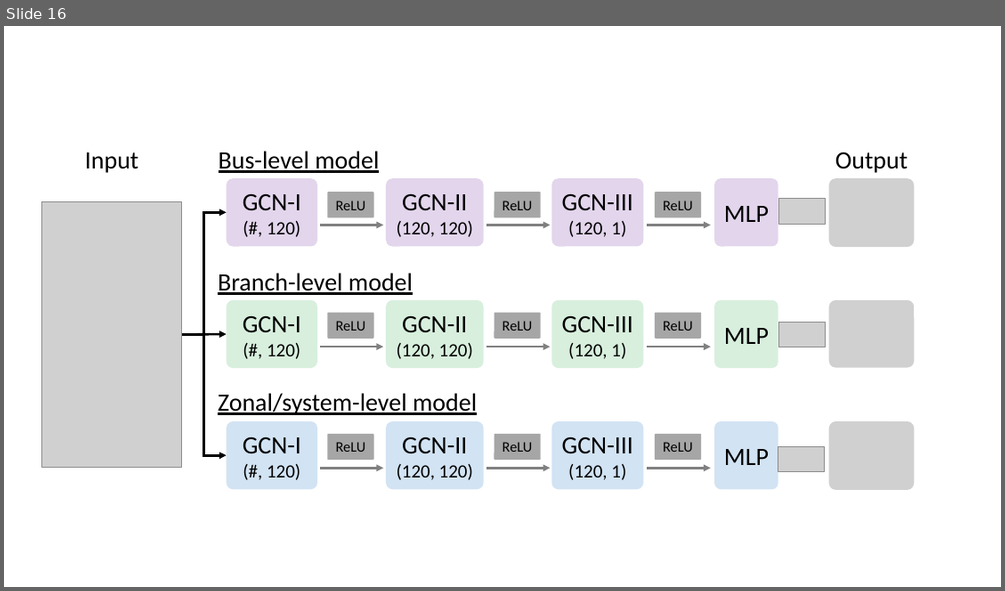
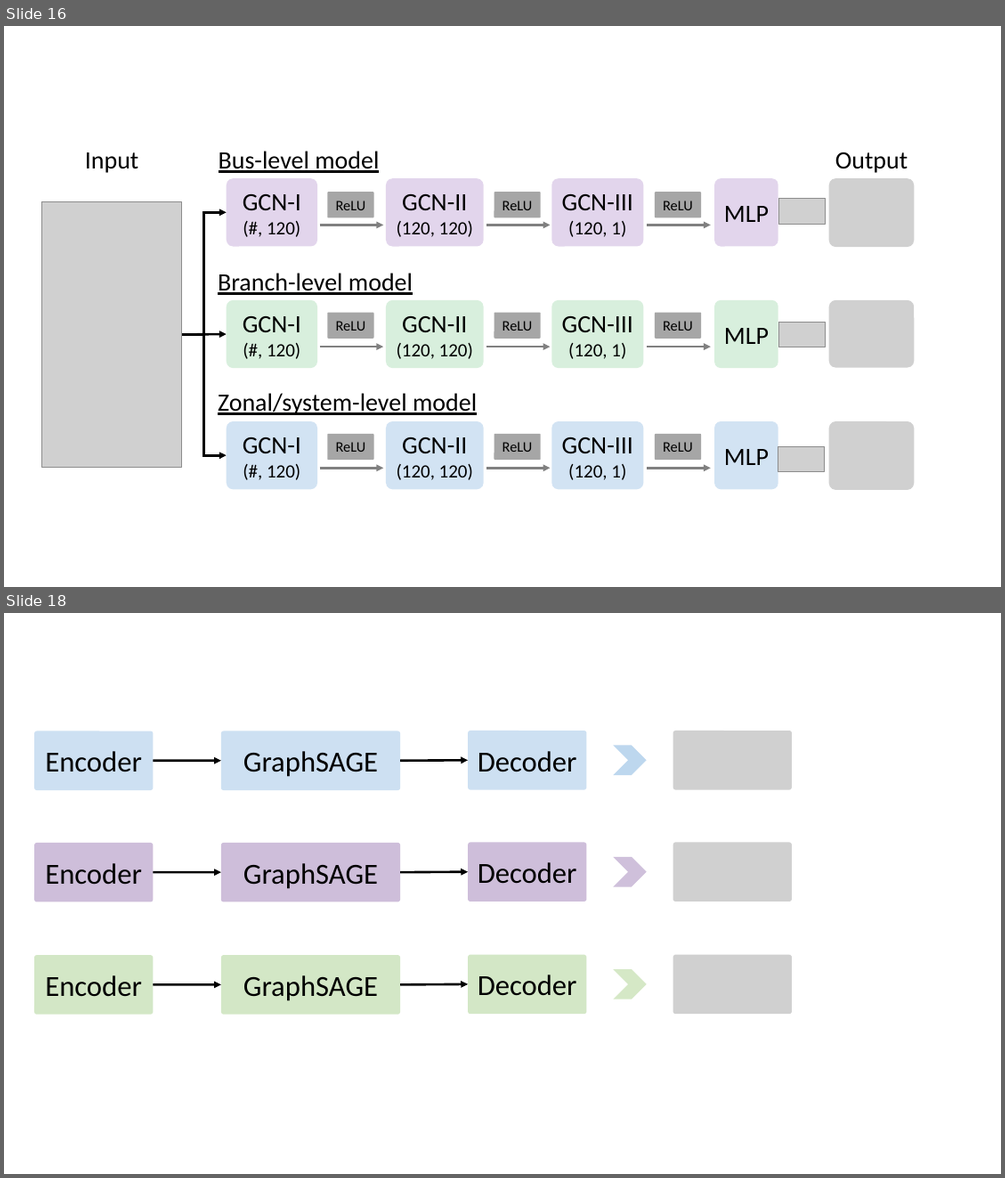
Before and after one commit to yadong-zhang/GNN_SCUC, a slide deck: submission/figures/figs.pptx. Shown one above the other, each under a label of ours: slide 16 before the commit, slides 16 and 18 after it; the slides between them are not shown. The pictures are 1005x591 and 1005x1178 pixels, drawn with LibreOffice and Linux fonts; fonts in the diff are those of the drawing; grey boxes stand for pictures. Boxes give left, top, right and bottom in pixels: in the first picture for what was removed or moved away, otherwise in the second. Text is boxed around its words. In the diff, an @@ line names an element or a change of style, - is before the commit and + after.

Commit message:
Add new figures

```diff
--- a/submission/figures/figs.pptx
+++ b/submission/figures/figs.pptx
@@ slide 18 added at [4, 613, 1001, 1174], background #FFFFFF @@
@@ rounded rectangle added at [34, 731, 154, 790], fill #9DC3E6 at 50% opacity, 28 pt, text #000000 @@
+Encoder
@@ rounded rectangle added at [221, 731, 400, 790], fill #9DC3E6 at 50% opacity, 28 pt, text #000000 @@
+GraphSAGE
@@ rounded rectangle added at [468, 730, 587, 789], fill #9DC3E6 at 50% opacity, 28 pt, text #000000 @@
+Decoder
@@ chevron added at [614, 746, 647, 775], fill #BDD7EE @@
@@ picture added at [673, 730, 793, 789] @@
@@ arrow added from (153, 761) to (221, 761), #000000 2.25 pt @@
@@ arrow added from (400, 761) to (468, 761), #000000 2.25 pt @@
@@ rounded rectangle added at [34, 843, 154, 901], fill #9F7FB7 at 50% opacity, 28 pt, text #000000 @@
+Encoder
@@ rounded rectangle added at [221, 843, 400, 901], fill #9F7FB7 at 50% opacity, 28 pt, text #000000 @@
+GraphSAGE
@@ rounded rectangle added at [468, 842, 587, 900], fill #9F7FB7 at 50% opacity, 28 pt, text #000000 @@
+Decoder
@@ picture added at [673, 842, 793, 900] @@
@@ arrow added from (153, 873) to (221, 873), #000000 2.25 pt @@
@@ arrow added from (400, 873) to (468, 872), #000000 2.25 pt @@
@@ chevron added at [614, 857, 647, 887], fill #CFC0DB @@
@@ rounded rectangle added at [34, 955, 154, 1013], fill #A9D18E at 50% opacity, 28 pt, text #000000 @@
+Encoder
@@ rounded rectangle added at [221, 955, 400, 1013], fill #A9D18E at 50% opacity, 28 pt, text #000000 @@
+GraphSAGE
@@ rounded rectangle added at [468, 955, 587, 1013], fill #A9D18E at 50% opacity, 28 pt, text #000000 @@
+Decoder
@@ picture added at [673, 955, 793, 1013] @@
@@ arrow added from (153, 985) to (221, 985), #000000 2.25 pt @@
@@ arrow added from (400, 985) to (468, 984), #000000 2.25 pt @@
@@ chevron added at [614, 969, 647, 999], fill #D5E8C6 @@
```
Also in this commit, not shown: 1 slide changed, 1 other slide added, 1 slide removed.
